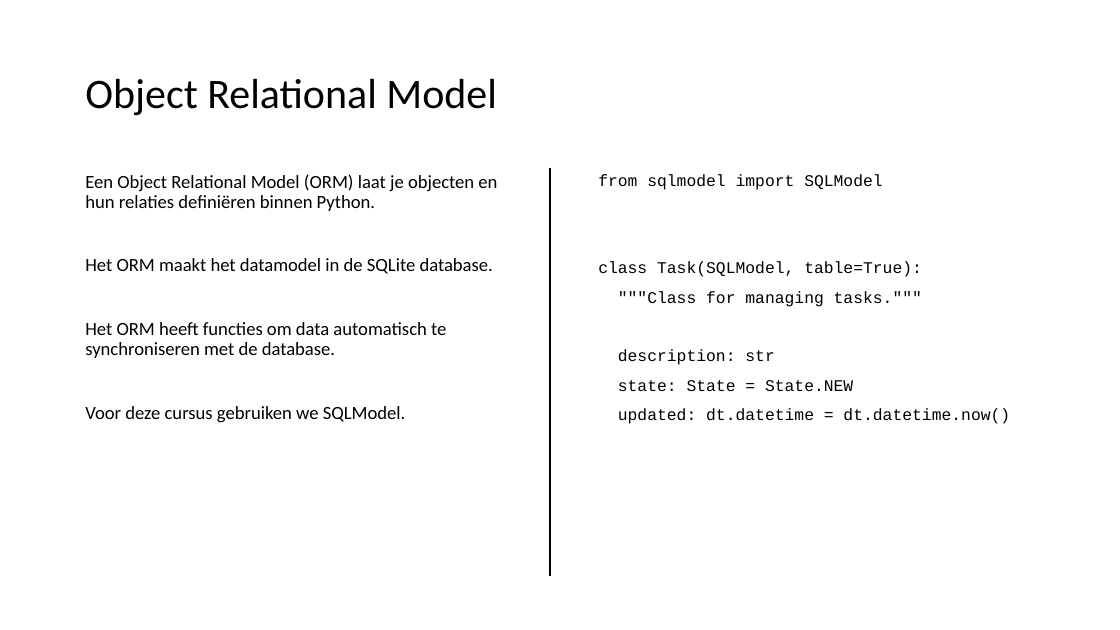
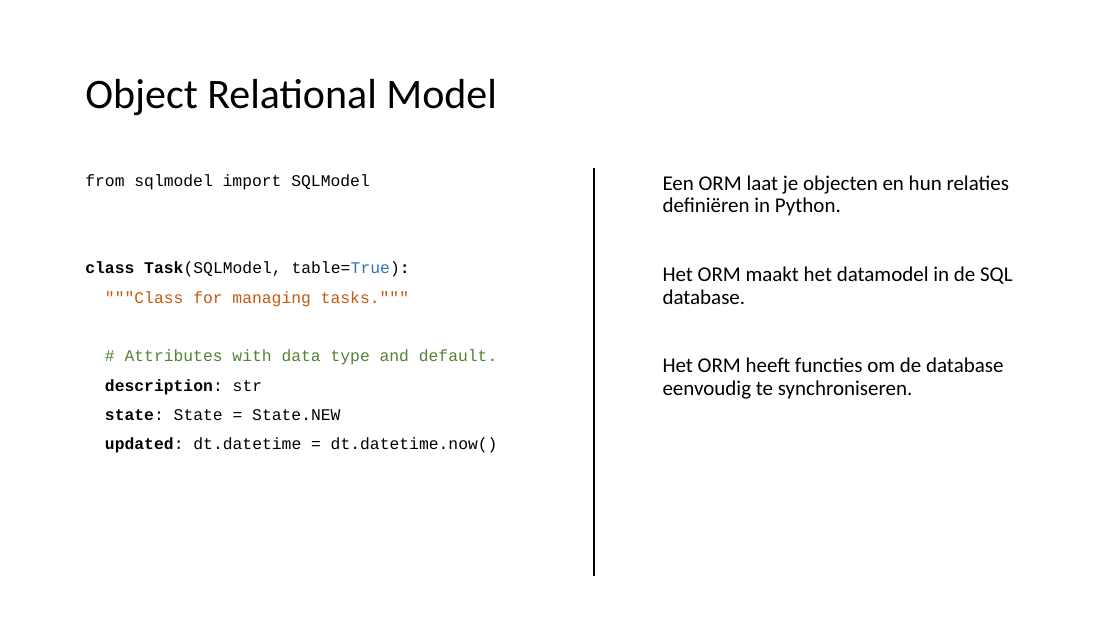
Before and after one commit to LFKoning/knowledge-sharing, a slide deck: slide 53 of sql_course/3_python/3_python.pptx (slide 47 before the commit). Drawn at 1120x630 pixels with LibreOffice and Linux fonts; fonts in the diff are those of the drawing. Boxes give left, top, right and bottom in pixels: in the first picture for what was removed or moved away, otherwise in the second. Text is boxed around its words. In the diff, an @@ line names an element or a change of style, - is before the commit and + after.

```diff
--- a/sql_course/3_python/3_python.pptx
+++ b/sql_course/3_python/3_python.pptx
@@ text at [85, 174, 498, 453]: text changed; size 16 to 14 pt; font Calibri to Courier New @@
-Een Object Relational Model (ORM) laat je objecten en hun relaties definiëren binnen Python.
-Het ORM maakt het datamodel in de SQLite database.
-Het ORM heeft functies om data automatisch te synchroniseren met de database.
-Voor deze cursus gebruiken we SQLModel.
+from sqlmodel import SQLModel
+class Task(SQLModel, table=True):
+"""Class for managing tasks."""
+# Attributes with data type and default.
+description: str
+state: State = State.NEW
+updated: dt.datetime = dt.datetime.now()
@@ line moved from (550, 168) - (550, 576) to (594, 168) - (594, 576) @@
@@ text at [663, 175, 1013, 399]: text changed; size 14 to 18 pt; font Courier New to Calibri @@
-from sqlmodel import SQLModel
-class Task(SQLModel, table=True):
-"""Class for managing tasks."""
-description: str
-state: State = State.NEW
-updated: dt.datetime = dt.datetime.now()
+Een ORM laat je objecten en hun relaties definiëren in Python.
+Het ORM maakt het datamodel in de SQL database.
+Het ORM heeft functies om de database eenvoudig te synchroniseren.
```
Also in this commit, not shown: 4 other slides changed, 12 slides added, 2 slides removed, 1 other file.
